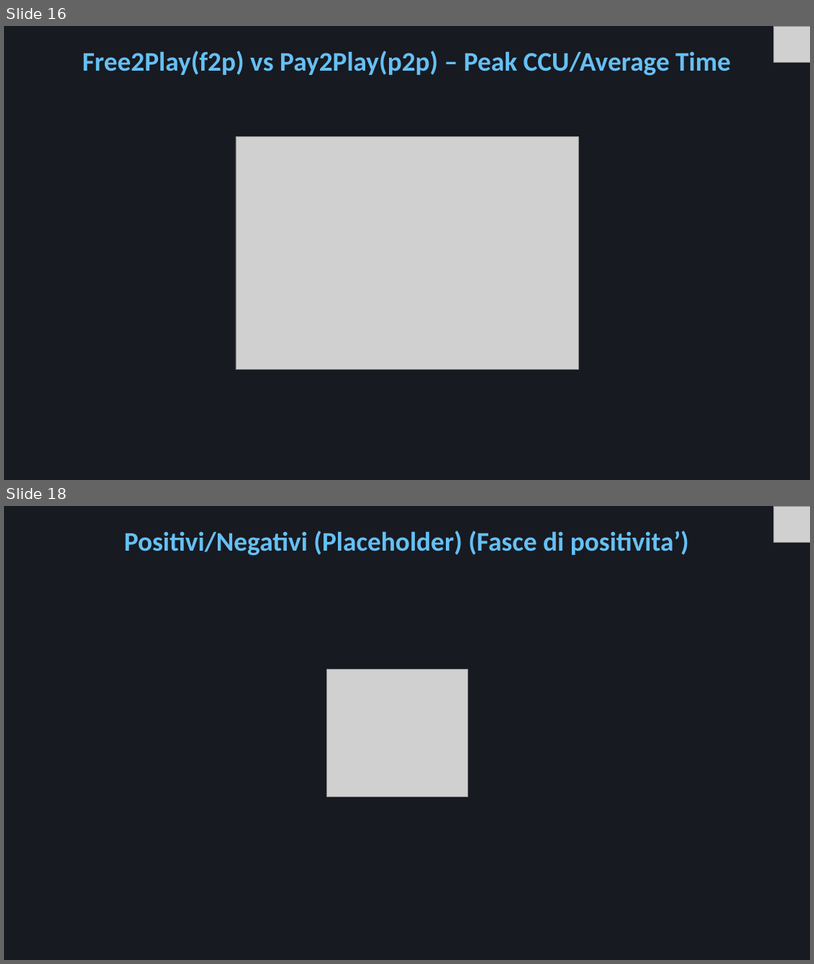
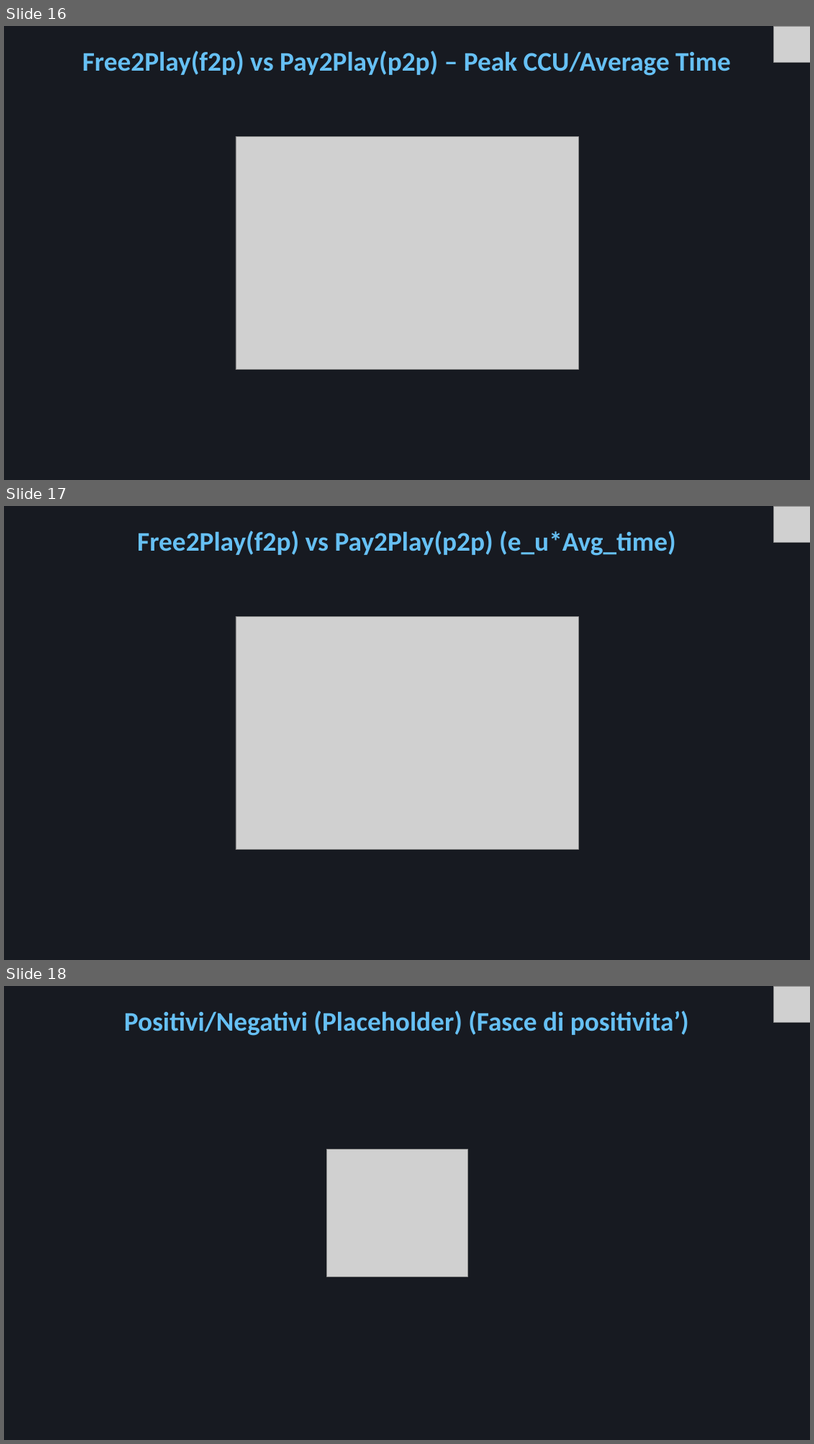
Before and after one commit to Mora11231/VisualizzazioneScientifica, a slide deck: Steam.pptx. Shown one above the other, each under a label of ours: slides 16 and 18 before the commit, slides 16, 17 and 18 after it; the slides between them are not shown. The pictures are 814x964 and 814x1444 pixels, drawn with LibreOffice and Linux fonts; fonts in the diff are those of the drawing; grey boxes stand for pictures. Boxes give left, top, right and bottom in pixels: in the first picture for what was removed or moved away, otherwise in the second. Text is boxed around its words. In the diff, an @@ line names an element or a change of style, - is before the commit and + after.

```diff
--- a/Steam.pptx
+++ b/Steam.pptx
@@ slide 17 added at (4, 506, 810, 960), background #171A21 @@
@@ picture added at (774, 506, 810, 542) @@
@@ title added at (137, 530, 676, 556), 32 pt, text #66C0F4, bold @@
+Free2Play(f2p) vs Pay2Play(p2p) (e_u*Avg_time)
@@ picture added at (236, 616, 579, 849) @@
```
Also in this commit, not shown: 6 slides changed, 1 slide removed, 10 other files.
